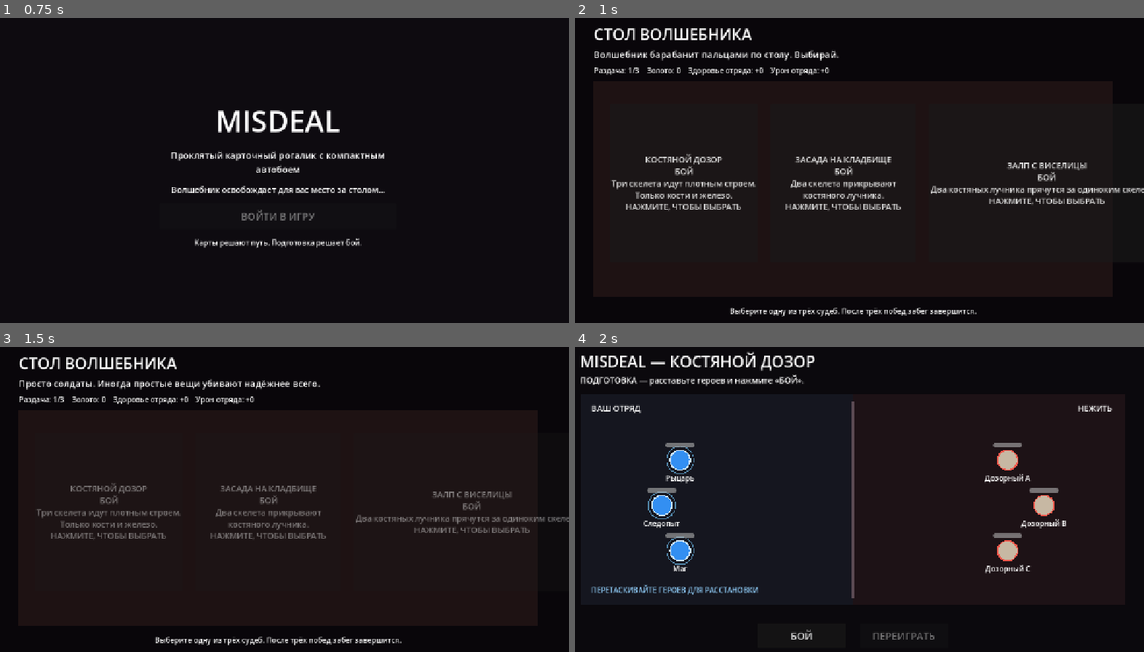
Above: before the commit, frames 1-4 (two rows, left to right).
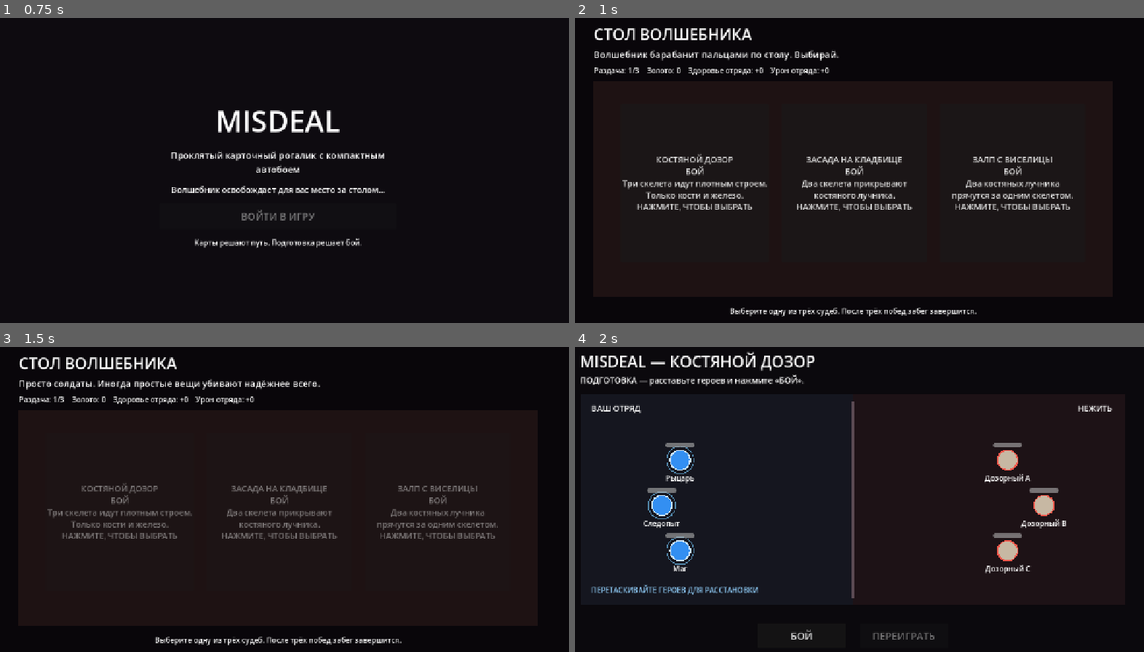
Above: after the commit, the same moments.

Repository: zampolit73/Misdeal
Game: Godot game, scene res://scenes/main/main.tscn
Same seed, same stepped clock (60 frames per second), same inputs: the game is played once before the commit and once after it.
Inputs:
- Up to frame 1 (0.75 s): click "ВОЙТИ В ИГРУ" at 0.5 s
- Up to frame 2 (1 s): no input
- Up to frame 3 (1.5 s): click "КОСТЯНОЙ ДОЗОР БОЙ Три скелет…" at 1.25 s
- Up to frame 4 (2 s): no input

Frame 1 is identical in both runs. In frame 2, 4.4% of the frame differs, in the area x 6-100%, y 44-64%; in frame 3, 3.6%; in frame 4, nothing differs.

Commit message:
Polish encounter card text layout

Diff:
--- a/resources/encounters/gallows_volley.tres
+++ b/resources/encounters/gallows_volley.tres
@@ -6,7 +6,7 @@
 script = ExtResource("1_encounter")
 encounter_id = "gallows_volley"
 title = "ЗАЛП С ВИСЕЛИЦЫ"
-card_text = "Два костяных лучника прячутся за одиноким скелетом."
+card_text = "Два костяных лучника\nпрячутся за одним скелетом."
 wizard_line = "Беги к ним быстрее. Стрелы ведь наверняка подождут."
 enemy_unit_paths = PackedStringArray("res://resources/units/skeleton.tres", "res://resources/units/bone_archer.tres", "res://resources/units/bone_archer.tres")
 enemy_names = PackedStringArray("Костяной страж", "Лучник A", "Лучник B")
